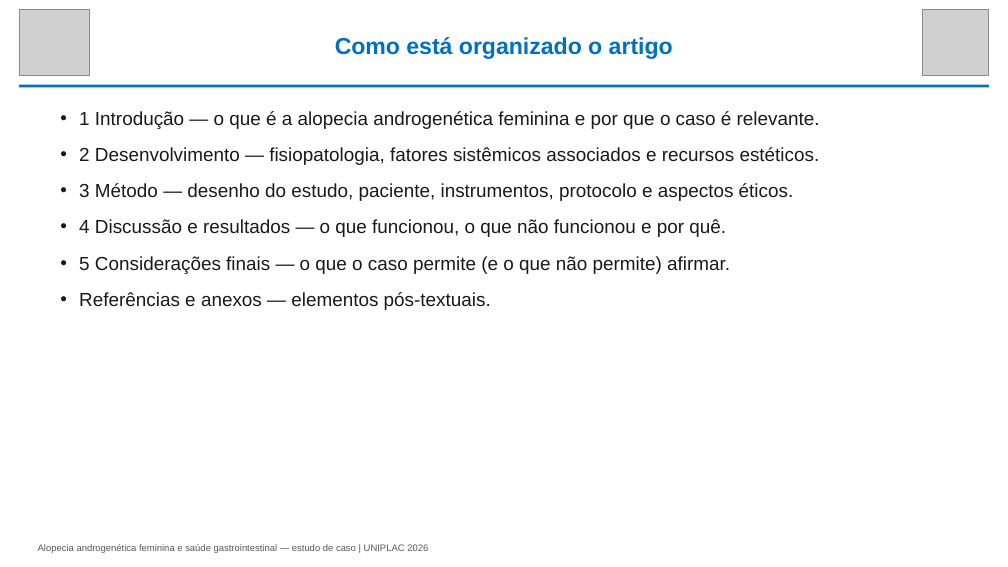
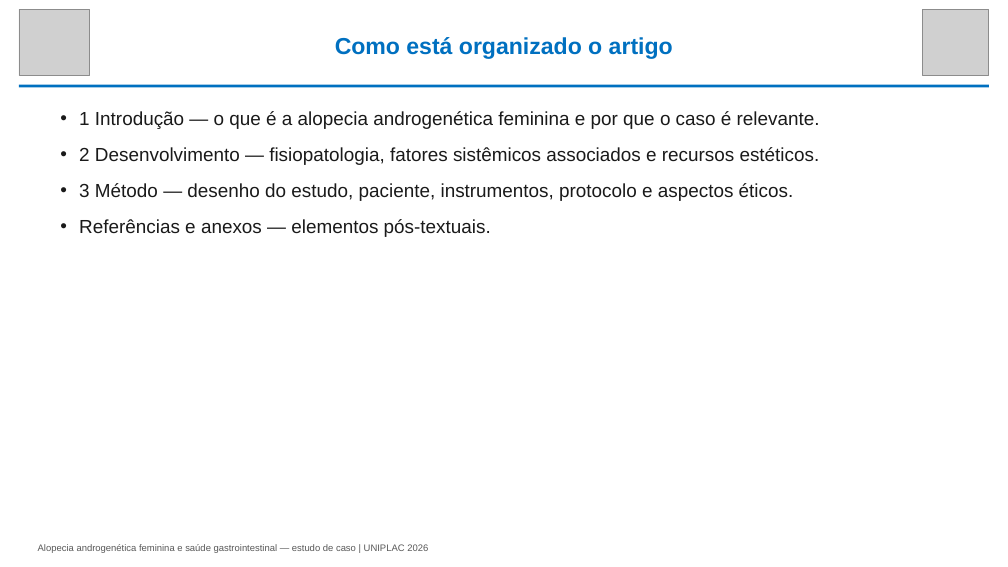
Before and after one commit to elson-vinicius-lopes/uniplac, a slide deck: slide 2 of resultados finais/estudo de caso/Alopecia-Androgenetica-Feminina-Estudo-de-Caso-REVISADO.pptx (slide 3 before the commit). Drawn at 1008x567 pixels with LibreOffice and Linux fonts; fonts in the diff are those of the drawing; grey boxes stand for pictures. Boxes give left, top, right and bottom in pixels: in the first picture for what was removed or moved away, otherwise in the second. Text is boxed around its words. In the diff, an @@ line names an element or a change of style, - is before the commit and + after.

```diff
--- a/resultados finais/estudo de caso/Alopecia-Androgenetica-Feminina-Estudo-de-Caso-REVISADO.pptx
+++ b/resultados finais/estudo de caso/Alopecia-Androgenetica-Feminina-Estudo-de-Caso-REVISADO.pptx
@@ text at [79, 219, 730, 274]: paragraphs removed @@
-• 4 Discussão e resultados — o que funcionou, o que não funcionou e por quê.
-• 5 Considerações finais — o que o caso permite (e o que não permite) afirmar.
```
Also in this commit, not shown: 4 other slides changed, 5 slides removed, 27 other files.
